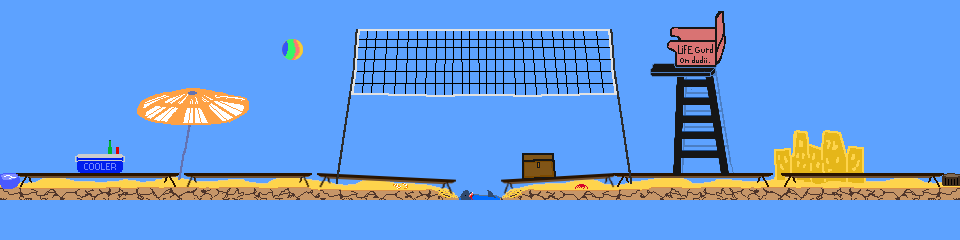
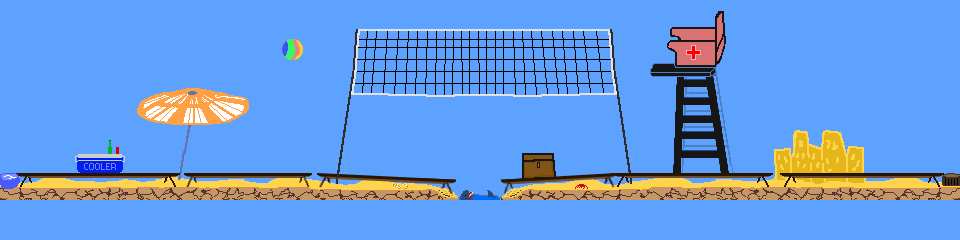
Layers edited between the first and the second 960px x 240px image:
added layer "groundPlatform4_501_178" in group "Platforms" over <box>501,178,612,184</box>
added layer "groundPlatform3_316_178" in group "Platforms" over <box>322,178,456,183</box>
added layer "groundPlatform2_610_173" in group "Platforms" over <box>610,173,785,178</box>
added layer "groundPlatform1_0_173" in group "Platforms" over <box>179,173,312,176</box>
renamed "lifeguardPlatform1" to "lifeguardPlatform1_650_67", painted on it over <box>704,69,716,76</box>
painted on "lifeguardAsset652_11" over <box>674,28,713,63</box>
added layer "netAsset2_336_95" in group "Assets" over <box>336,178,351,180</box>
renamed "netAsset336_29" to "netAsset1_349_29", painted on it over <box>336,173,632,184</box>
